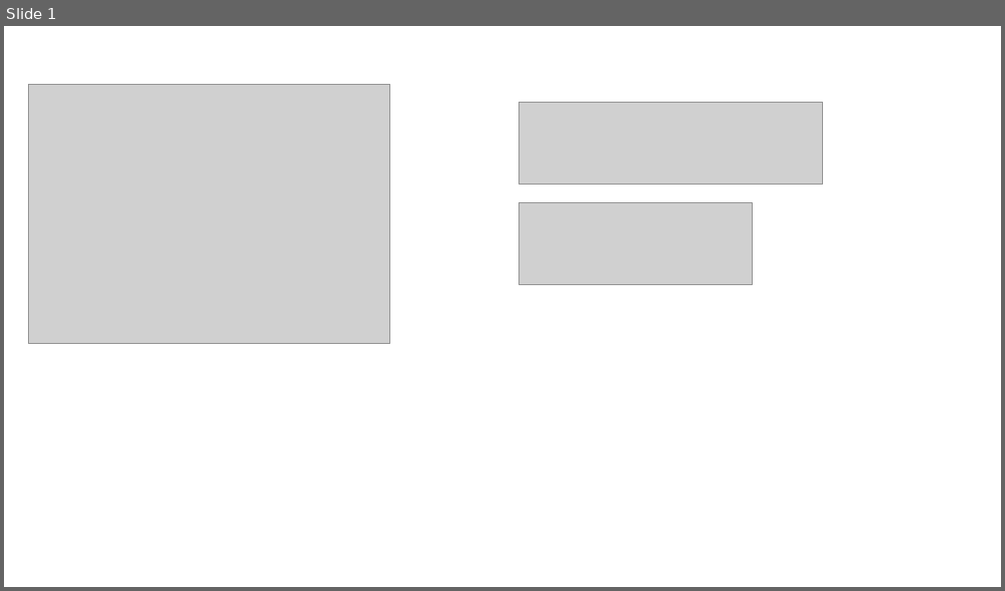
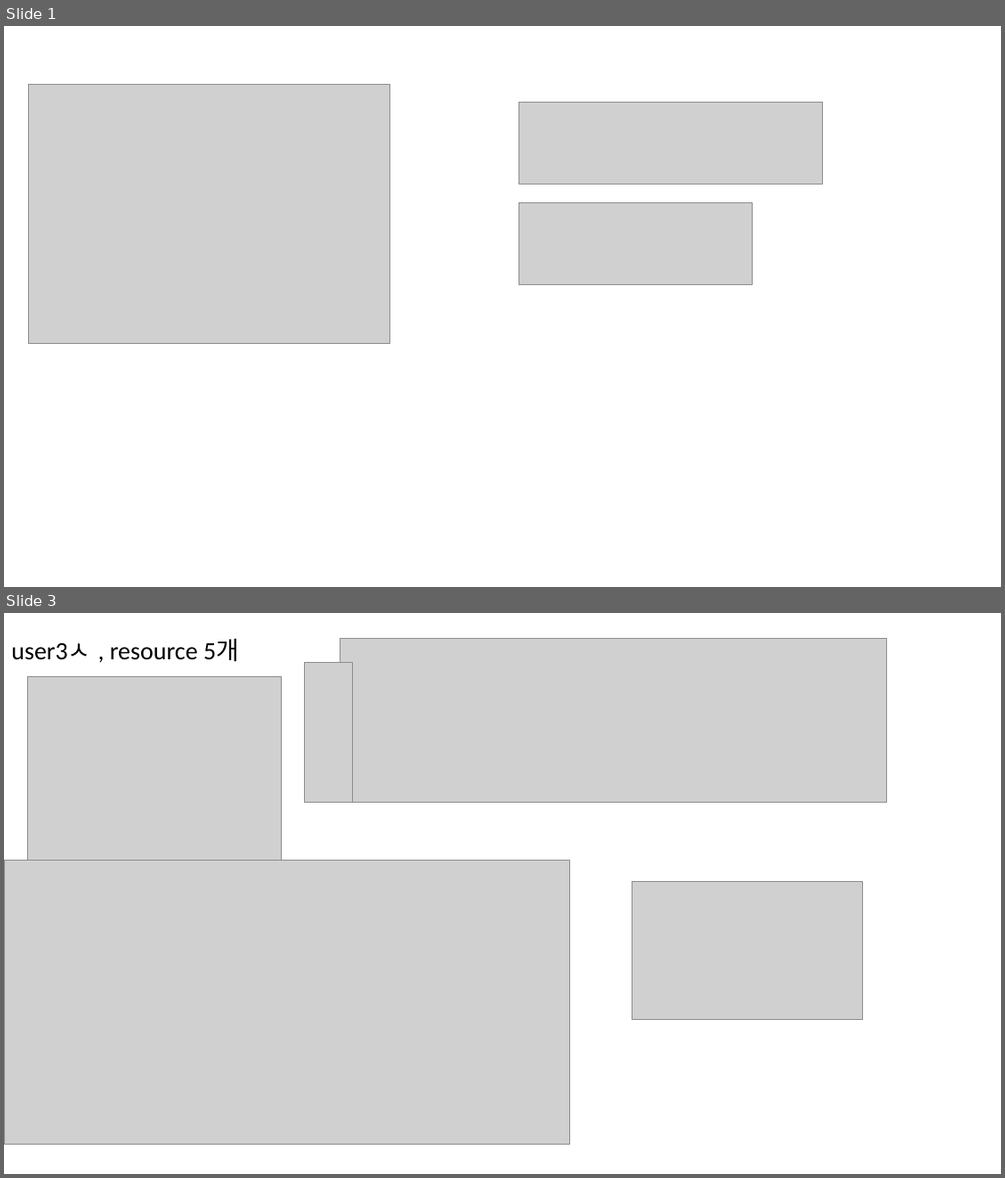
Before and after one commit to ihatesummer/survey_propagation, a slide deck: notes.pptx. Shown one above the other, each under a label of ours: slide 1 before the commit, slides 1 and 3 after it; the slides between them are not shown. The pictures are 1005x591 and 1005x1178 pixels, drawn with LibreOffice and Linux fonts; fonts in the diff are those of the drawing; grey boxes stand for pictures. Boxes give left, top, right and bottom in pixels: in the first picture for what was removed or moved away, otherwise in the second. Text is boxed around its words. In the diff, an @@ line names an element or a change of style, - is before the commit and + after.

```diff
--- a/notes.pptx
+++ b/notes.pptx
@@ slide 3 added at [4,613,1001,1174], background #FFFFFF @@
@@ title added at [11,639,239,662], 24 pt, text #000000 @@
+user3ㅅ , resource 5개
@@ picture added at [340,639,887,803] @@
@@ picture added at [304,662,353,802] @@
@@ picture added at [27,676,281,860] @@
@@ picture added at [4,860,569,1144] @@
@@ picture added at [632,882,863,1019] @@
```
Also in this commit, not shown: 1 other slide added, 1 slide removed, 2 other files.
